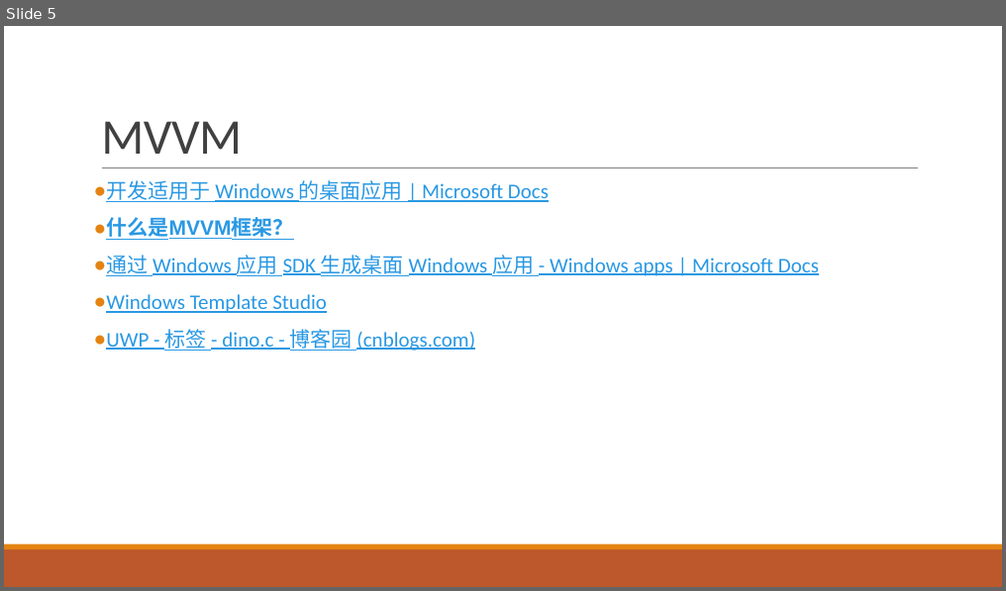
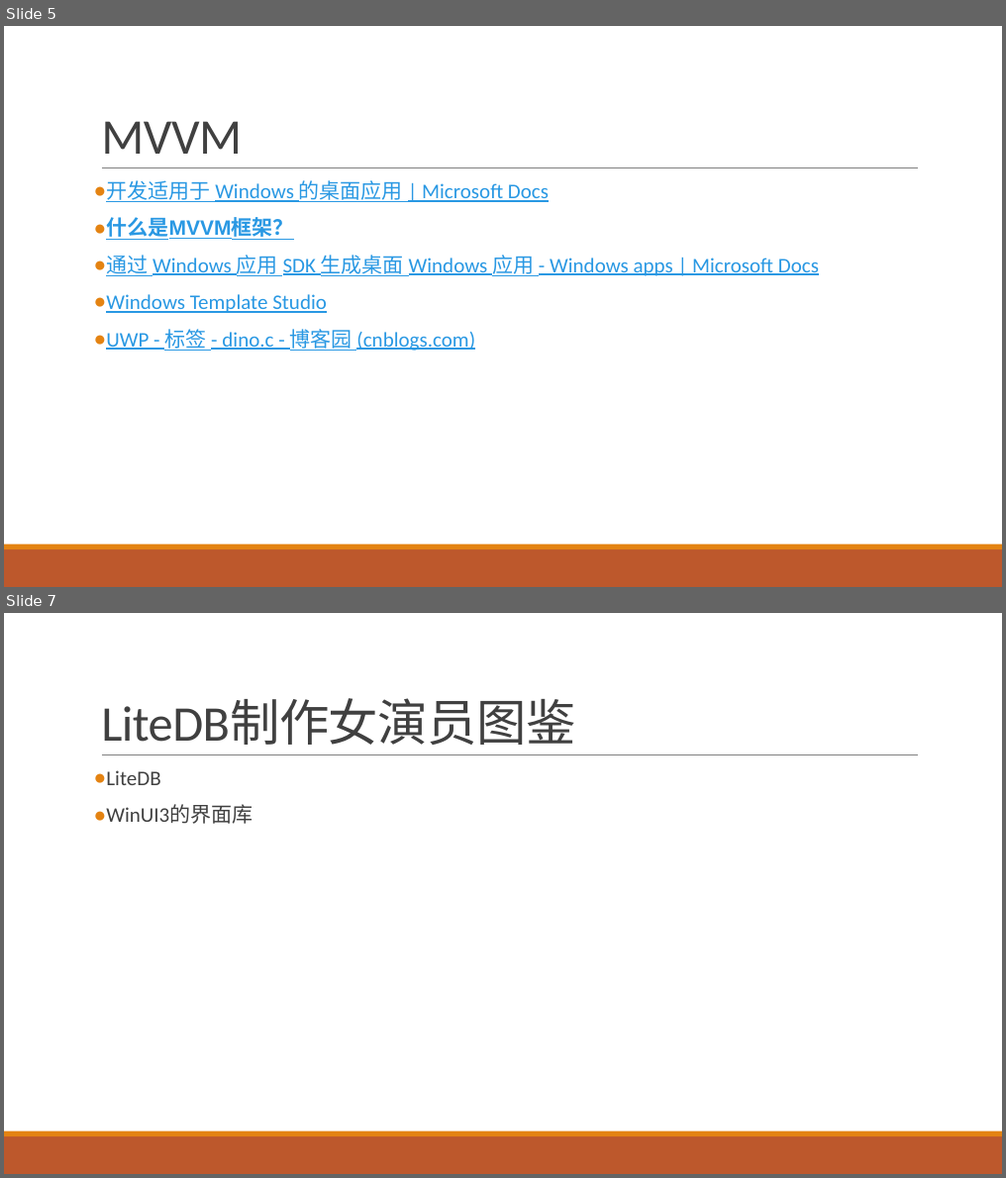
Before and after one commit to GreenShadeZhang/WinUI-Tutorial-Code, a slide deck: 大纲outline.pptx. Shown one above the other, each under a label of ours: slide 5 before the commit, slides 5 and 7 after it; the slides between them are not shown. The pictures are 1006x591 and 1006x1178 pixels, drawn with LibreOffice and Linux fonts; fonts in the diff are those of the drawing. Boxes give left, top, right and bottom in pixels: in the first picture for what was removed or moved away, otherwise in the second. Text is boxed around its words. In the diff, an @@ line names an element or a change of style, - is before the commit and + after.

```diff
--- a/大纲outline.pptx
+++ b/大纲outline.pptx
@@ slide 7 added at (4, 613, 1002, 1174), background #FFFFFF; not listed: 3 template elements that a slide beside it also shows @@
@@ title added at (101, 700, 575, 745), 48 pt, text #404040 @@
+LiteDB制作女演员图鉴
@@ text added at (106, 770, 252, 824), 20 pt, text #404040 @@
+● LiteDB
+● WinUI3的界面库
```
Also in this commit, not shown: 2 other slides added, 1 slide removed, 4 other files.
